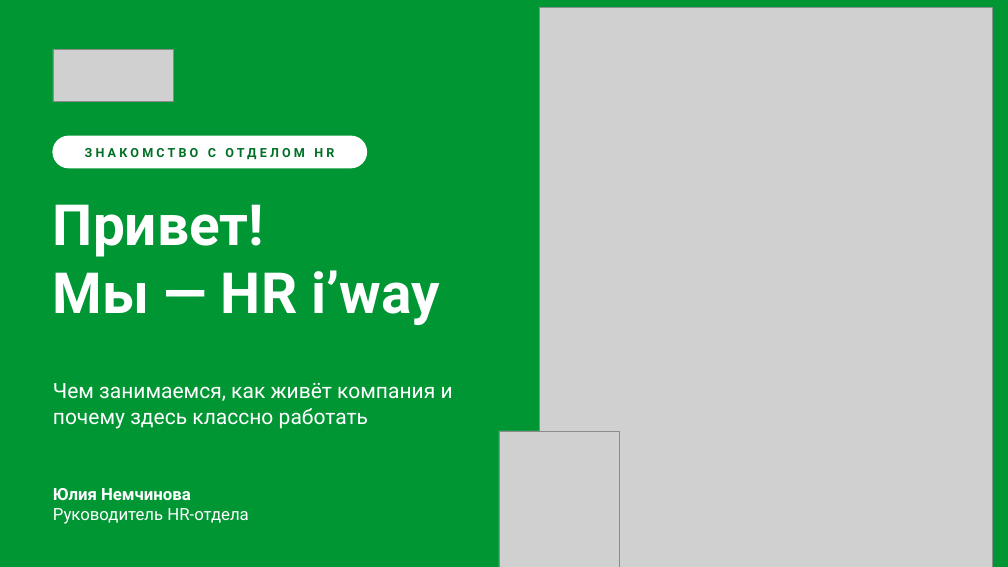
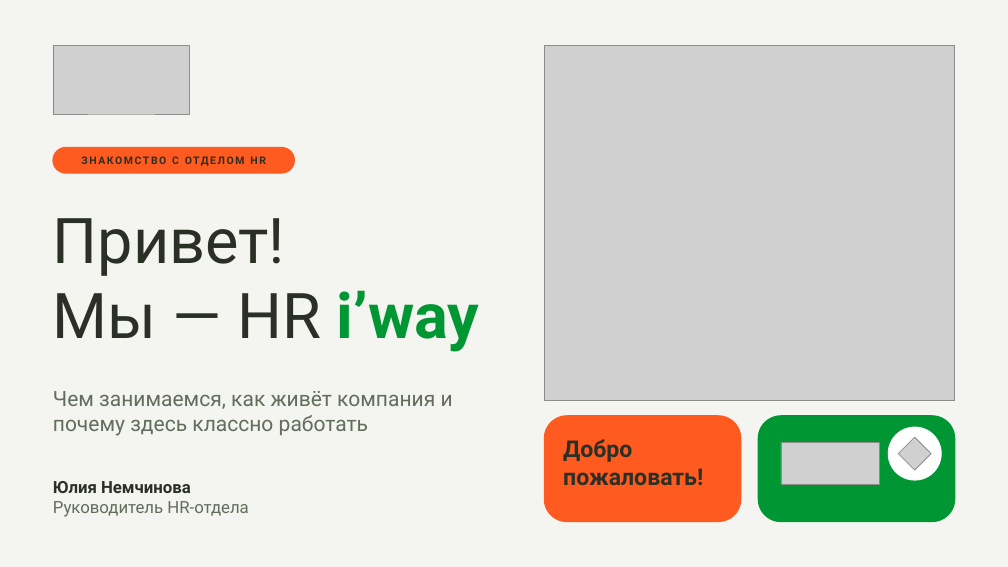
Before and after one commit to hriwayhr/HR-projects, a slide deck: slide 1 of presentations/HR-iway-onboarding-2026.pptx. Drawn at 1008x567 pixels with LibreOffice and Linux fonts; fonts in the diff are those of the drawing; grey boxes stand for pictures. Boxes give left, top, right and bottom in pixels: in the first picture for what was removed or moved away, otherwise in the second. Text is boxed around its words. In the diff, an @@ line names an element or a change of style, - is before the commit and + after.

```diff
--- a/presentations/HR-iway-onboarding-2026.pptx
+++ b/presentations/HR-iway-onboarding-2026.pptx
@@ background #009634 to #F4F4F0 @@
@@ picture added at <box>53,45,189,114</box> @@
@@ picture: place and size @@
-picture at <box>539,8,993,567</box>
+picture at <box>544,45,955,401</box>
@@ text "ЗНАКОМСТВО С ОТДЕЛОМ HR": place and size @@
-text "ЗНАКОМСТВО С ОТДЕЛОМ HR" at <box>85,148,334,160</box>
+text "ЗНАКОМСТВО С ОТДЕЛОМ HR" at <box>172,156,179,164</box>
@@ text "ЗНАКОМСТВО С ОТДЕЛОМ HR" at <box>172,156,179,164</box>: size 12 to 10 pt, text colour #007026 to #2B3026, letter spacing 3 to 1.5 pt @@
@@ rounded rectangle: place and size @@
-rounded rectangle at <box>53,136,367,168</box>
+rounded rectangle at <box>53,147,294,173</box>
@@ rounded rectangle at <box>53,147,294,173</box>: fill #FFFFFF to #FF5A1F; outline #FFFFFF 1 pt to #FF5A1F 1 pt @@
@@ title "Привет!": place and size @@
-title "Привет!" at <box>53,204,439,325</box>
+title "Привет!" at <box>53,218,480,352</box>
@@ title "Привет!" at <box>53,218,480,352</box>: size 54 to 60 pt; text colour #FFFFFF to #2B3026, bold off in "Привет!", "Мы — HR"; text colour #FFFFFF to #009634 in "i’way" @@
@@ text "Чем занимаемся, как живёт компания ...": place and size @@
-text "Чем занимаемся, как живёт компания ..." at <box>53,383,453,429</box>
+text "Чем занимаемся, как живёт компания ..." at <box>53,391,453,436</box>
@@ text "Чем занимаемся, как живёт компания ..." at <box>53,391,453,436</box>: text colour #FFFFFF to #626D5B @@
@@ rounded rectangle added at <box>544,416,741,522</box>, fill #FF5A1F, outline #FF5A1F 1 pt @@
@@ rounded rectangle added at <box>758,416,955,522</box>, fill #009634, outline #009634 1 pt @@
@@ picture removed at <box>499,431,620,567</box> @@
@@ text added at <box>563,439,703,486</box>, 22 pt, text #2B3026, bold @@
+Добро пожаловать!
@@ picture: place and size @@
-picture at <box>53,49,174,101</box>
+picture at <box>781,442,879,485</box>
@@ ellipse added at <box>889,427,941,480</box>, fill #FFFFFF, outline #FFFFFF 1 pt @@
@@ picture added at <box>899,438,932,471</box> @@
@@ text "Юлия Немчинова": place and size @@
-text "Юлия Немчинова" at <box>53,488,248,524</box>
+text "Юлия Немчинова" at <box>53,481,248,517</box>
@@ text "Юлия Немчинова" at <box>53,481,248,517</box>: text colour #FFFFFF to #2B3026 in "Юлия Немчинова"; text colour #FFFFFF to #626D5B in "Руководитель HR-отдела" @@
```
Also in this commit, not shown: 27 other slides changed, 4 other files.
